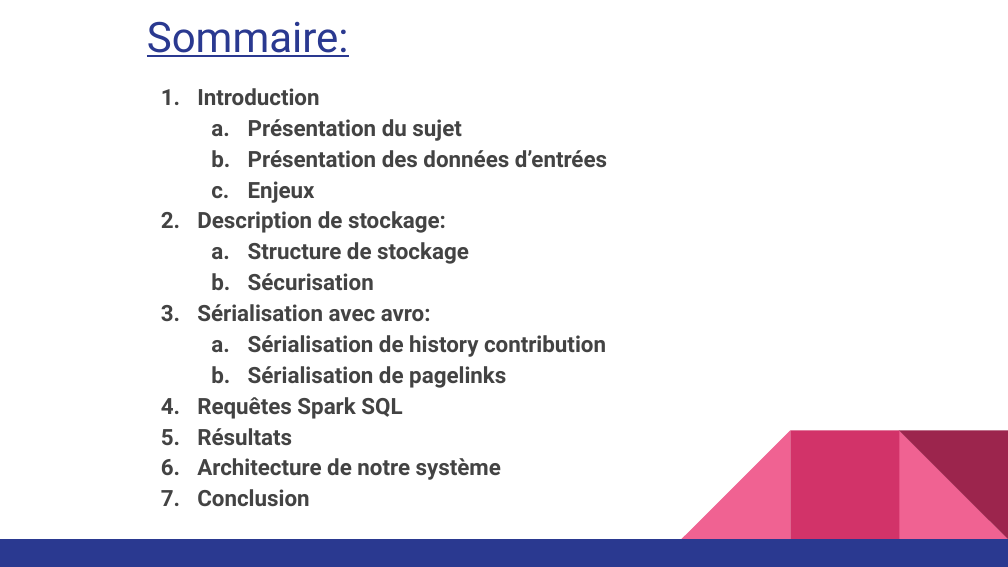
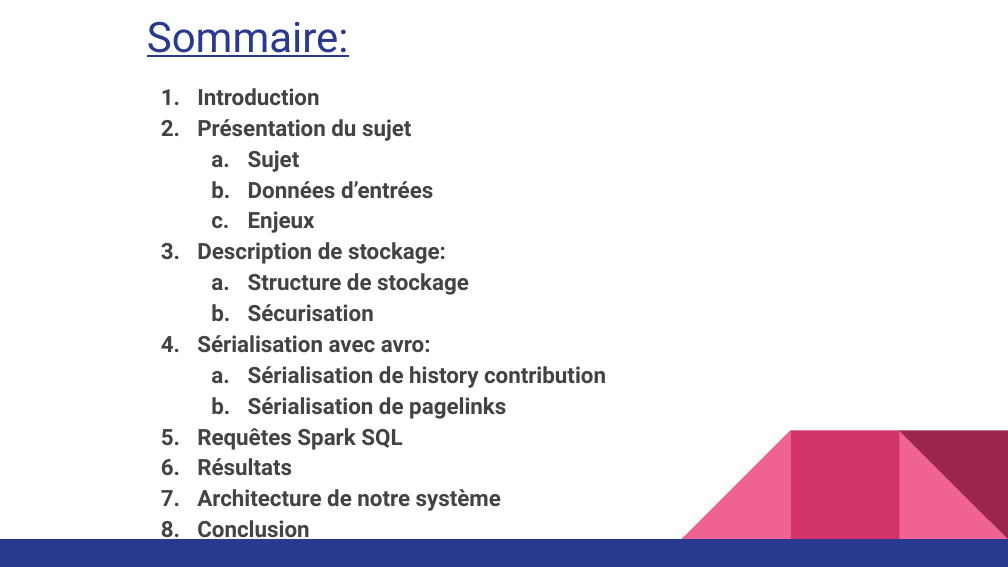
Before and after one commit to carolio7/batch_processing_wikimedia, a slide deck: slide 2 of presentation/presentation_projet4_v02.pptx. Drawn at 1008x567 pixels with LibreOffice and Linux fonts; fonts in the diff are those of the drawing. Boxes give left, top, right and bottom in pixels: in the first picture for what was removed or moved away, otherwise in the second. Text is boxed around its words. In the diff, an @@ line names an element or a change of style, - is before the commit and + after.

Commit message:
Mise à jour des presentation: Separation intro-presentation du sujet

```diff
--- a/presentation/presentation_projet4_v02.pptx
+++ b/presentation/presentation_projet4_v02.pptx
@@ text at (197,119,411,141): bullet a. to 1.; list level 2 to 1 in "Présentation du sujet" @@
@@ text at (248,150,433,198): text changed @@
-  b. Présentation des données d’entrées
+  a. Sujet
+  b. Données d’entrées
```
Also in this commit, not shown: 16 other slides changed, 7 slides added, 4 slides removed, 1 other file.
